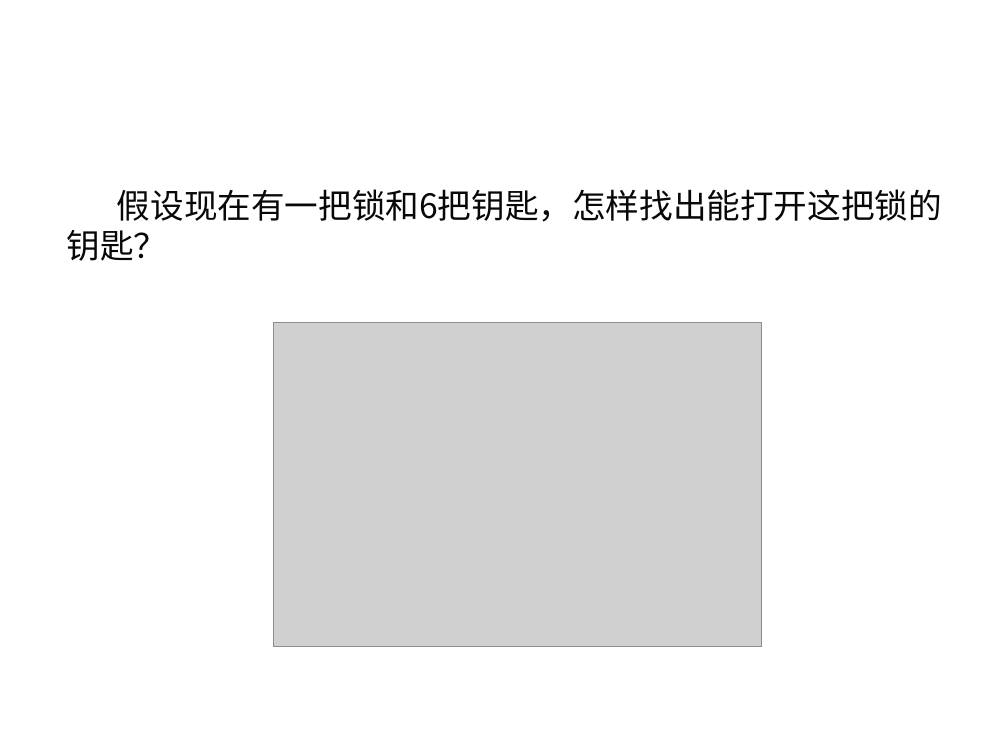
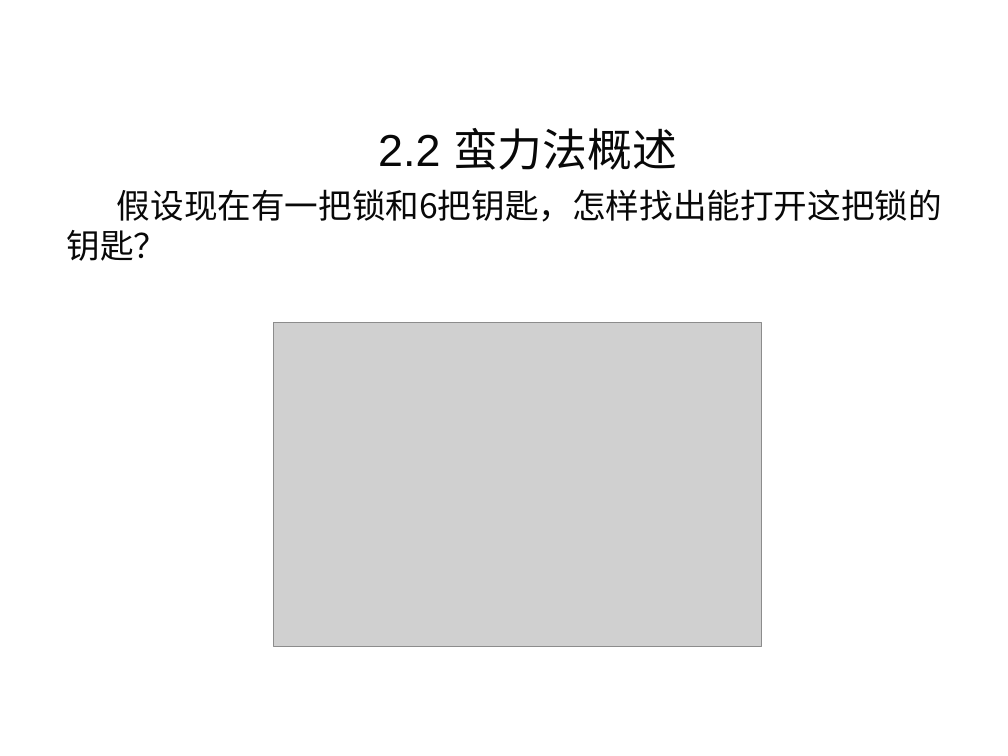
Before and after one commit to liutongling/DP, a slide deck: slide 14 of file/第2章 蛮力法.pptx (slide 3 before the commit). Drawn at 1008x756 pixels with LibreOffice and Linux fonts; fonts in the diff are those of the drawing; grey boxes stand for pictures; background and template pictures are left out. Boxes give left, top, right and bottom in pixels: in the first picture for what was removed or moved away, otherwise in the second. Text is boxed around its words. In the diff, an @@ line names an element or a change of style, - is before the commit and + after.

```diff
--- a/file/第2章 蛮力法.pptx
+++ b/file/第2章 蛮力法.pptx
@@ text added at <box>378,128,677,170</box>, 32 pt, text #080808 @@
+2.2 蛮力法概述
```
Also in this commit, not shown: 16 other slides changed, 18 slides added, 51 slides removed.
